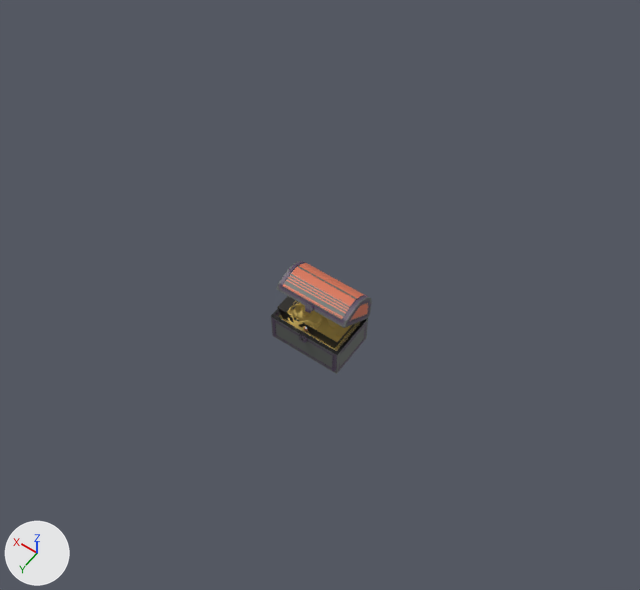
The Blender file srcAssets/polyobjects.blend as it was, and as the next commit left it.
The view is the same before and after, from a 50 mm lens placed at (-11.48, 16.03, 27.07), pointed at (-0.33, 0.43, 2.55). The lights are fixed; the arrows at lower left show +X, +Y and +Z.
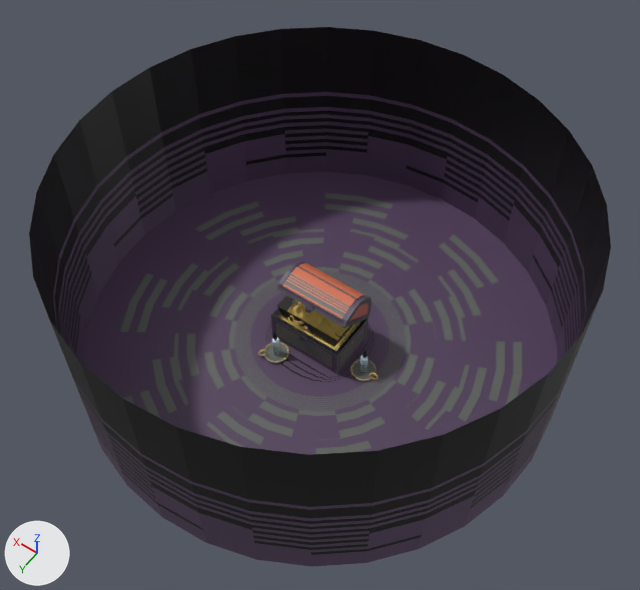
Where the change shows, as pixel boxes [x1, y1, x2, y2] in the pictures (640 x 590 px):
'Cylinder.001', added
    after: [29, 27, 611, 567]
'Cylinder.002', added
    after: [350, 351, 378, 381]
'Cylinder.003', added
    after: [258, 333, 289, 363]

Diff of the bpy script that builds the scene:
```diff
--- a/srcAssets/polyobjects.blend.py
+++ b/srcAssets/polyobjects.blend.py
@@ me_cylinder_003 @@
+me_cylinder_003.from_pydata(...)  # 346 vertices, 333 faces; spans x -0.695..0.498, y -0.498..0.498, z -0.79..0.614
+me_cylinder_003.materials.append(mat_material)  # picture img_dawnbringers_8_color_8x_png
@@ me_cylinder_001 @@
+me_cylinder_001.from_pydata(...)  # 448 vertices, 417 faces; spans x -9.0..9.0, y -9.0..9.0, z 0.5..8.1
+me_cylinder_001.materials.append(mat_material)  # picture img_dawnbringers_8_color_8x_png
@@ ob_cylinder_003 @@
+ob_cylinder_003 = bpy.data.objects.new('Cylinder.003', me_cylinder_003)
+ob_cylinder_003.location = (0.89, 1.54, 0.0)
+ob_cylinder_003.rotation_euler = (0.0, 0.0, -2.15)  # degrees (0, 0, -123)
@@ ob_cylinder_002 @@
+ob_cylinder_002 = bpy.data.objects.new('Cylinder.002', me_cylinder_003)
+ob_cylinder_002.location = (-2.23, 0.29, 0.0)
@@ ob_cylinder_001 @@
+ob_cylinder_001 = bpy.data.objects.new('Cylinder.001', me_cylinder_001)
+ob_cylinder_001.location = (0.0, -0.04, -1.29)
```
